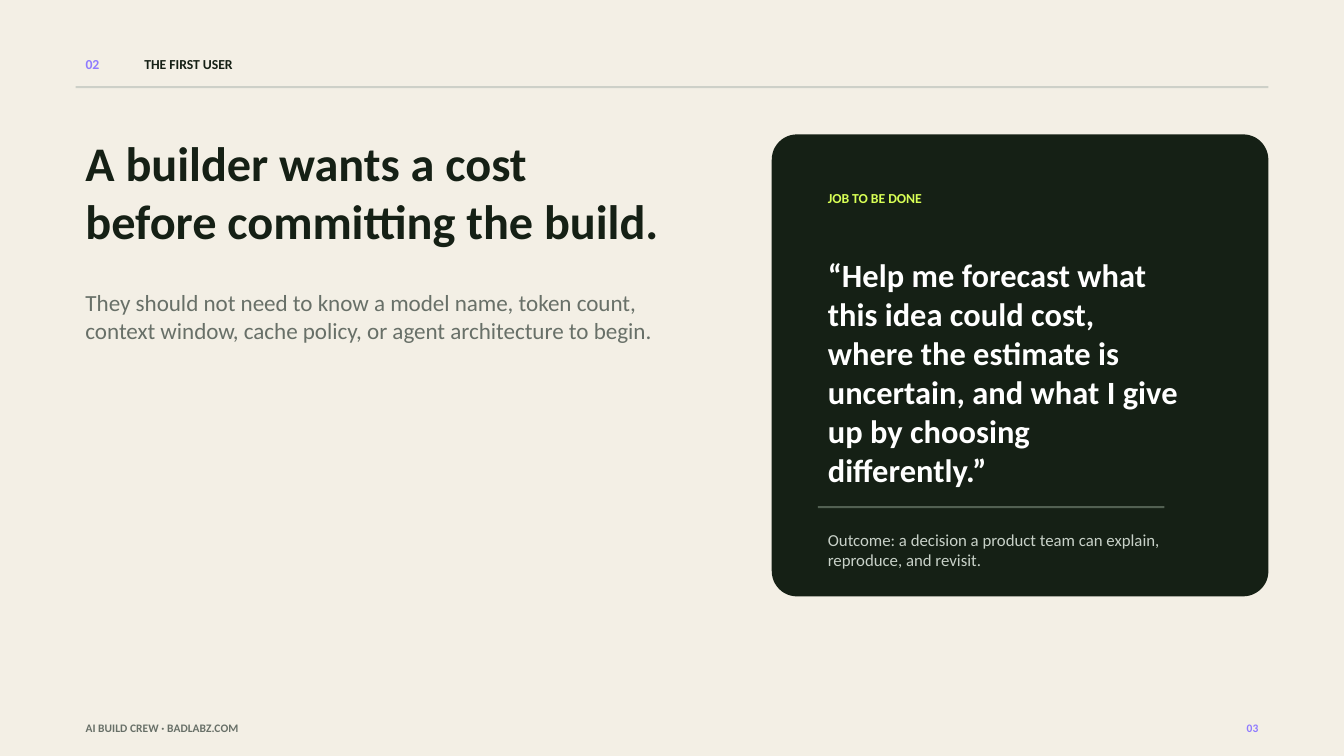
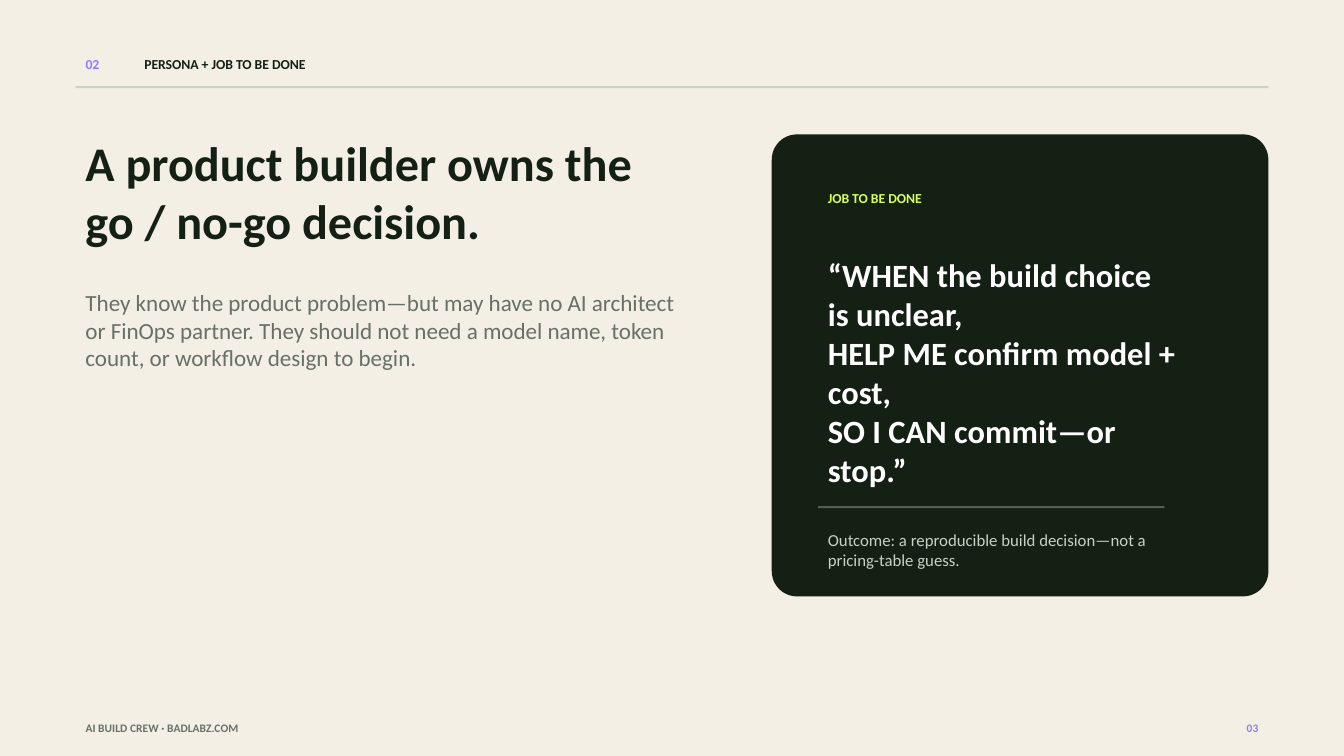
Before and after one commit to CTATX/ai-build-crew, a slide deck: slide 3 of artifacts/AI_BUILD_CREW_COST_CONTRACT_VIDEO_REVIEW.pptx. Drawn at 1344x756 pixels with LibreOffice and Linux fonts; fonts in the diff are those of the drawing. Boxes give left, top, right and bottom in pixels: in the first picture for what was removed or moved away, otherwise in the second. Text is boxed around its words. In the diff, an @@ line names an element or a change of style, - is before the commit and + after.

```diff
--- a/artifacts/AI_BUILD_CREW_COST_CONTRACT_VIDEO_REVIEW.pptx
+++ b/artifacts/AI_BUILD_CREW_COST_CONTRACT_VIDEO_REVIEW.pptx
@@ text at [144, 60, 305, 69]: text changed @@
-THE FIRST USER
+PERSONA + JOB TO BE DONE
@@ text at [85, 147, 632, 247]: text changed @@
-A builder wants a cost
-before committing the build.
+A product builder owns the
+go / no-go decision.
@@ text at [828, 263, 1152, 444]: text changed @@
-“Help me forecast what this idea could cost, where the estimate is uncertain, and what I give up by choosing differently.”
+“WHEN the build choice is unclear,
+HELP ME confirm model + cost,
+SO I CAN commit—or stop.”
@@ text at [85, 295, 674, 370]: text changed @@
-They should not need to know a model name, token count, context window, cache policy, or agent architecture to begin.
+They know the product problem—but may have no AI architect or FinOps partner. They should not need a model name, token count, or workflow design to begin.
@@ text at [828, 534, 1146, 569]: text changed @@
-Outcome: a decision a product team can explain, reproduce, and revisit.
+Outcome: a reproducible build decision—not a pricing-table guess.
```
Also in this commit, not shown: 5 other slides changed, 18 other files.
